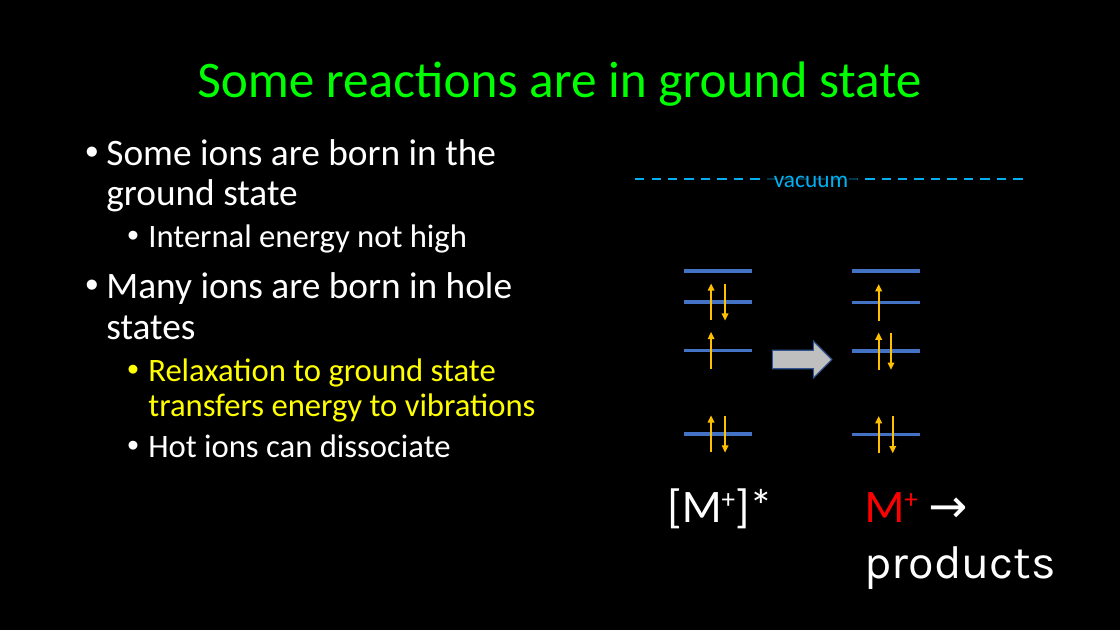
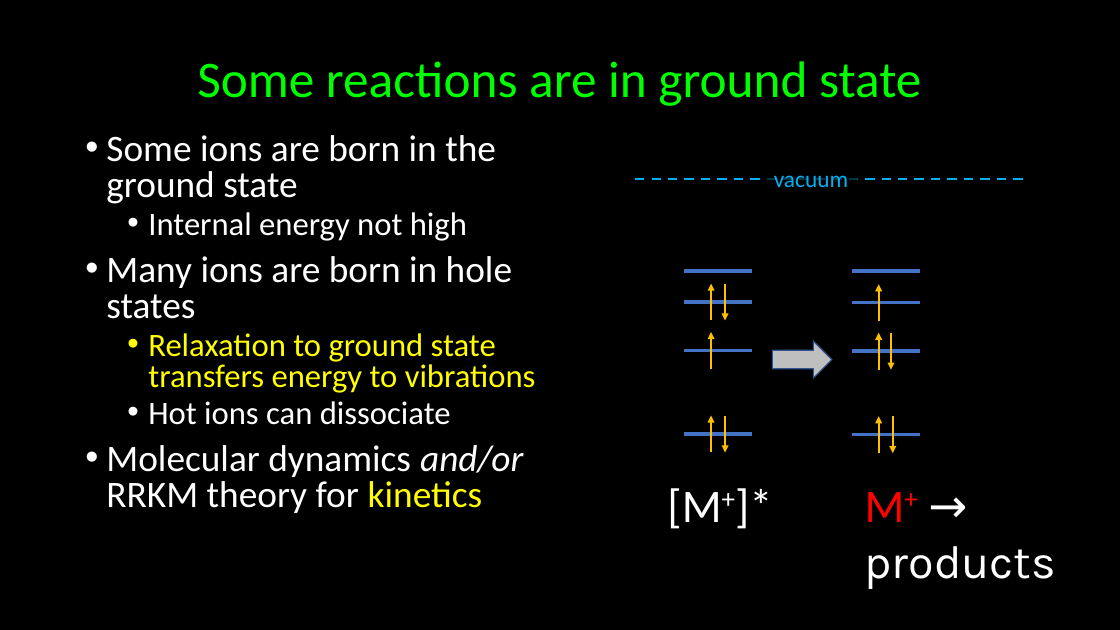
Before and after one commit to kkinist/ACS_Boston_2018, a slide deck: slide 16 of ACS_Boston_2018_Irikura.pptx. Drawn at 1120x630 pixels with LibreOffice and Linux fonts; fonts in the diff are those of the drawing. Boxes give left, top, right and bottom in pixels: in the first picture for what was removed or moved away, otherwise in the second. Text is boxed around its words. In the diff, an @@ line names an element or a change of style, - is before the commit and + after.

```diff
--- a/ACS_Boston_2018_Irikura.pptx
+++ b/ACS_Boston_2018_Irikura.pptx
@@ text at bbox=[106, 135, 536, 425]: line spacing 0.9 to 0.8 @@
@@ text at bbox=[106, 445, 523, 513]: paragraph added @@
+• Molecular dynamics and/or RRKM theory for kinetics
```
Also in this commit, not shown: 9 other slides changed, 1 other file.
